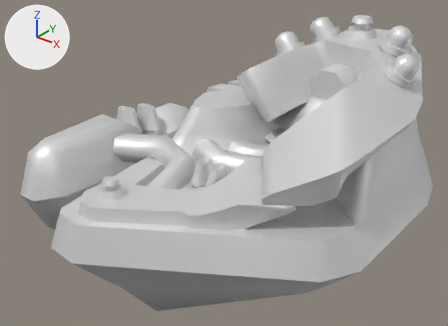
Before and after pictures for a commit that changed the glTF model glb/legnavyconship.glb.
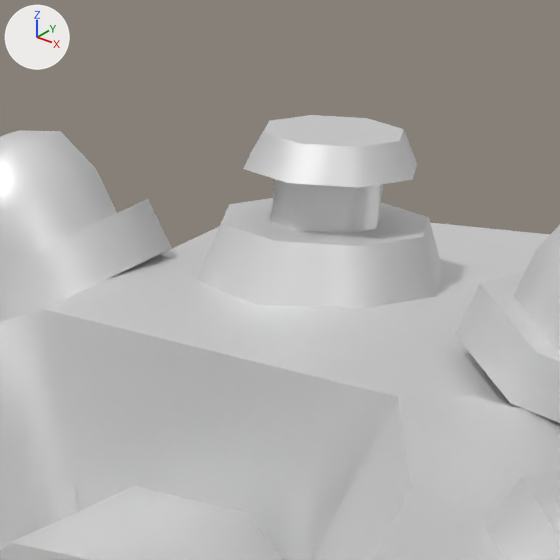
The first picture shows the older version from a 50 mm lens placed at (37.4, -54.0, 35.0), pointed at (-4.1, -2.1, 2.8). The close-ups show the older and then the newer version on the part from 71% to 87% of the width and 0% to 22% of the height of that picture. Only the edits that show in the close-ups are written down. Every picture has the same lights, and +X, +Y and +Z are marked at upper left.

The first close-up shows 'light1', 'lightBase1', 'turret'.
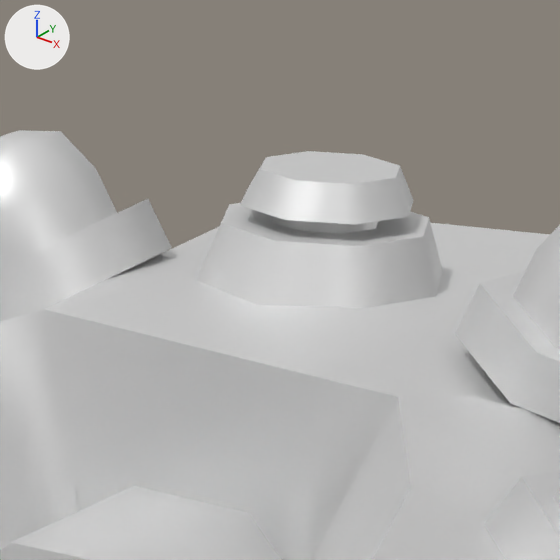
Scene script edits in JSON lines:
```json
{"op": "set", "path": "ob_light1.location", "old": "(0.0, 0.0, 1.577)", "new": "(0.0, 0.0, 1.002)"}
```

Location of each change, (x1, y1, x2, y2) in pixels of the close-ups (560 x 560 px):
```json
{"object": "light1", "change": "moved", "before": [243, 115, 417, 234], "after": [240, 151, 414, 234]}
```
